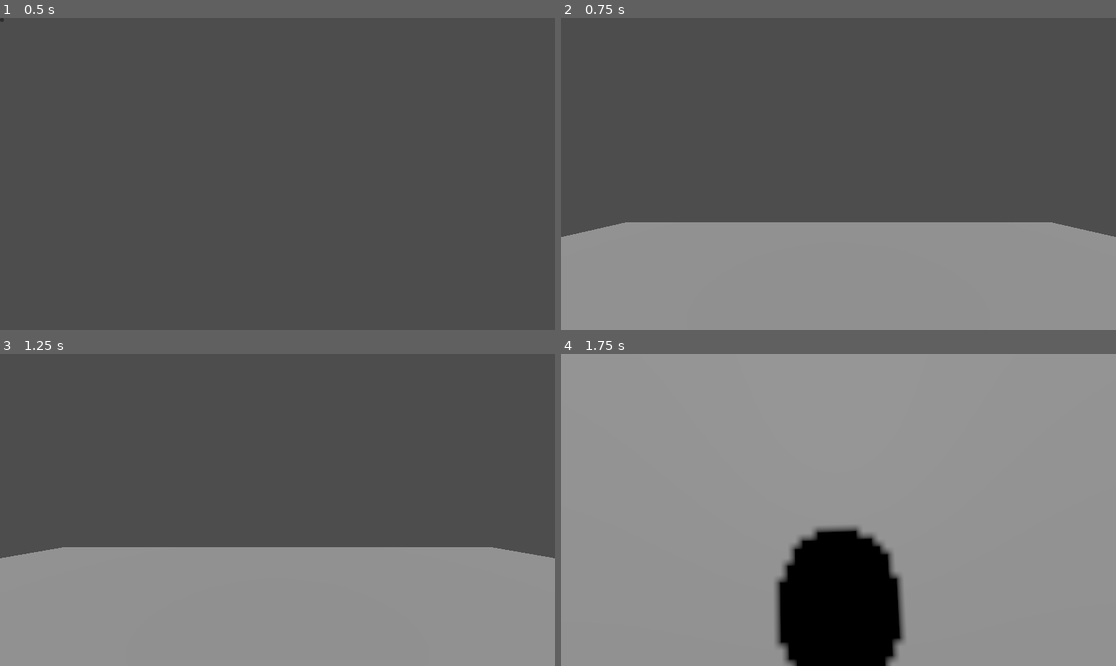
Above: before the commit, frames 1-4 (two rows, left to right).
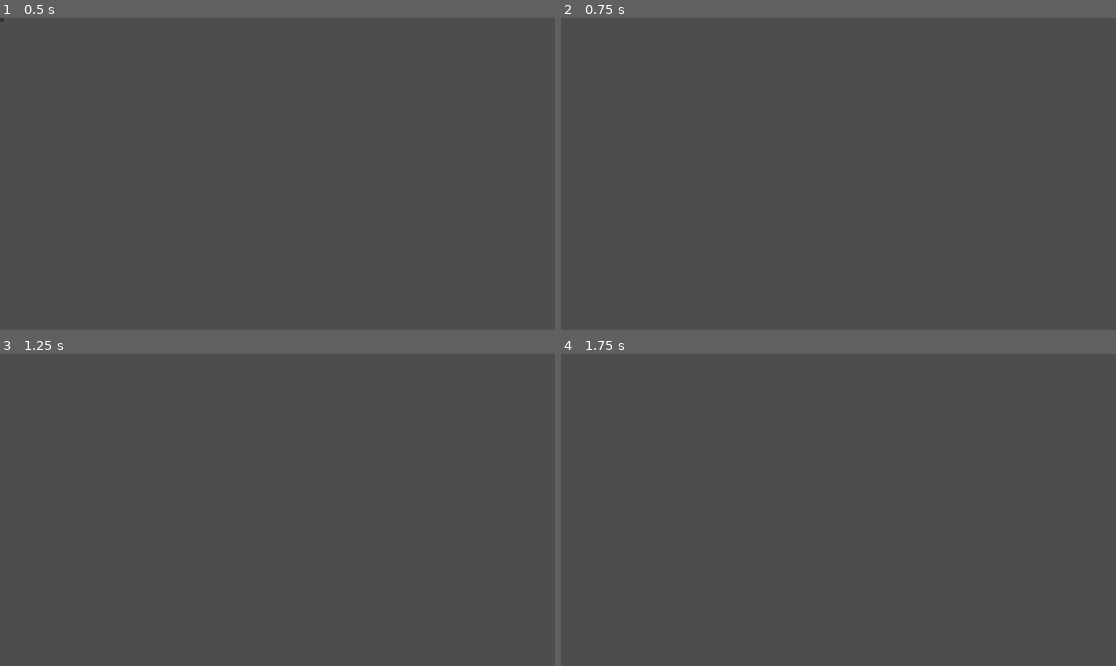
Above: after the commit, the same moments.

Repository: Ant-0verlord/Orbital_Drop
Game: Godot game, scene res://Scenes/Main.tscn
The game is run twice, just before and just after one commit, with the same random seed, the same clock (stepped at 60 frames per second) and the same inputs.
Inputs (mouse positions are in pixels of both pictures, inside the frame that each line leads up to):
- Up to frame 1 (0.5 s): no input
- Up to frame 2 (0.75 s): click (561, 21) at 0.5 s
- Up to frame 3 (1.25 s): no input
- Up to frame 4 (1.75 s): tap Enter at 1.25 s; move the mouse to (866, 510) at 1.27 s; hold D (Walk_Right) from 1.28 s (still down); tap W (Walk_Front) at 1.35 s

Frame 1 is identical in both runs. In frame 2, 34% of the frame differs, in the area x 0-100%, y 65-100%; in frame 3, 38%; in frame 4, 99%, in the area x 0-100%, y 0-100%.

Commit message:
Fixed error

Diff:
--- a/Scenes/Player.tscn
+++ b/Scenes/Player.tscn
@@ -5,13 +5,6 @@
 [sub_resource type="CapsuleShape3D" id="CapsuleShape3D_rpqav"]
 
 [sub_resource type="CapsuleMesh" id="CapsuleMesh_kyqiw"]
-
-[sub_resource type="PhysicsMaterial" id="PhysicsMaterial_qbkls"]
-
-[sub_resource type="PlaneMesh" id="PlaneMesh_rpqav"]
-size = Vector2(20, 20)
-
-[sub_resource type="WorldBoundaryShape3D" id="WorldBoundaryShape3D_kyqiw"]
 
 [node name="Node3D" type="Node3D" unique_id=1691761437]
 
@@ -27,18 +20,3 @@
 
 [node name="MeshInstance3D" type="MeshInstance3D" parent="CharacterBody3D" unique_id=1245704114]
 mesh = SubResource("CapsuleMesh_kyqiw")
-
-[node name="StaticBody3D" type="StaticBody3D" parent="." unique_id=566718467]
-physics_material_override = SubResource("PhysicsMaterial_qbkls")
-
-[node name="MeshInstance3D" type="MeshInstance3D" parent="StaticBody3D" unique_id=841605066]
-transform = Transform3D(1, 0, 0, 0, 1, 0, 0, 0, 1, 0.0073008537, 1.1920929e-07, 0.002600193)
-mesh = SubResource("PlaneMesh_rpqav")
-
-[node name="CollisionShape3D" type="CollisionShape3D" parent="StaticBody3D" unique_id=1213845397]
-shape = SubResource("WorldBoundaryShape3D_kyqiw")
-
-[node name="DirectionalLight3D" type="DirectionalLight3D" parent="." unique_id=474208009]
-transform = Transform3D(1, 0, 0, 0, 0.29825798, 0.95448536, 0, -0.95448536, 0.29825798, 0, 4.922046, -2.8913944)
-shadow_enabled = true
-shadow_bias = 0.0
--- a/Scenes/command_centre.tscn
+++ b/Scenes/command_centre.tscn
@@ -6,5 +6,5 @@
 [node name="CommandCentre" type="Node3D" unique_id=1747007529]
 script = ExtResource("1_2srap")
 
-[node name="Room" parent="." unique_id=368101724 instance=ExtResource("1_vynwd")]
+[node name="Room" parent="." unique_id=923357481 instance=ExtResource("1_vynwd")]
 transform = Transform3D(1, 0, 0, 0, 1, 0, 0, 0, 1, 0.003084302, 0, 0.005645752)
Binary file changed: Models/Orbital_Drop_Room_Beta.glb
